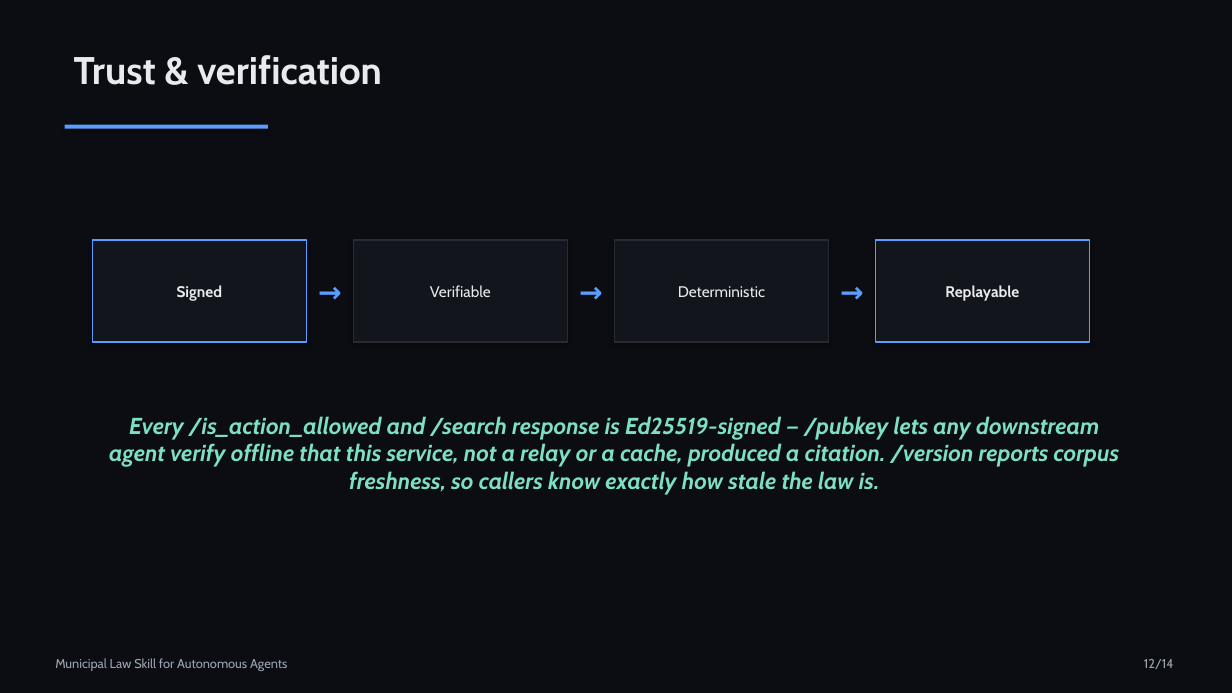
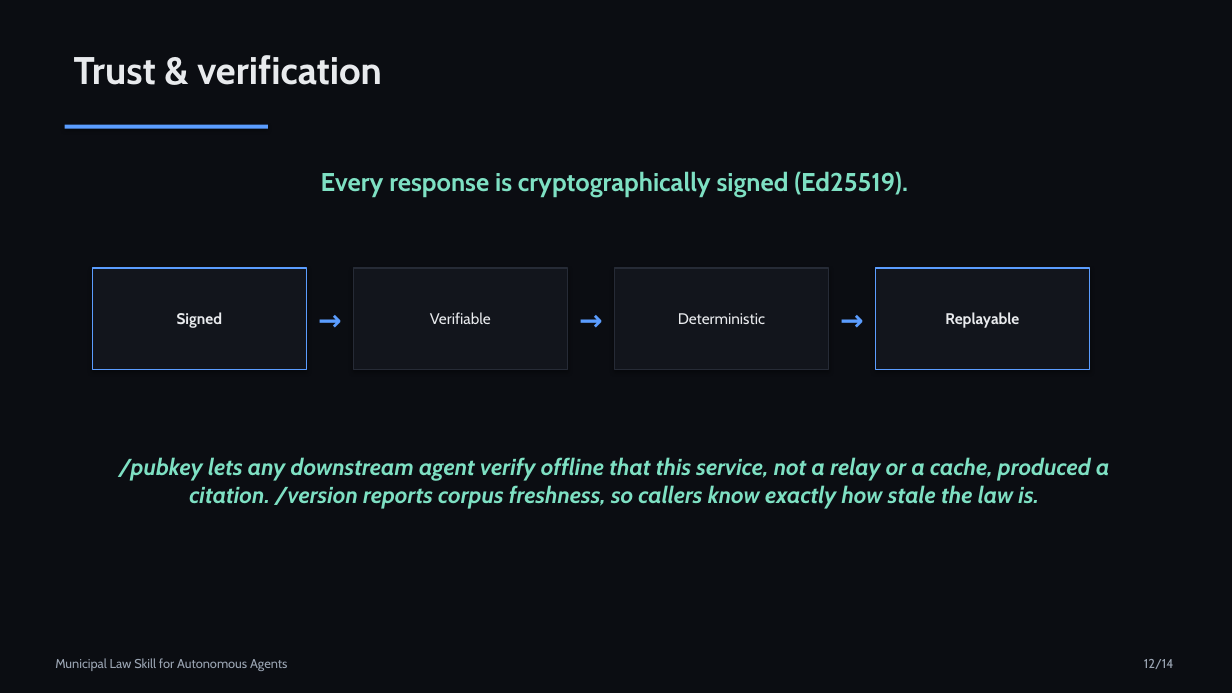
Before and after one commit to swamx/nanda-municipal-laws, a slide deck: slide 12 of docs/presentation/Municipal-Law-Skill.pptx. Drawn at 1232x693 pixels with LibreOffice and Linux fonts; fonts in the diff are those of the drawing. Boxes give left, top, right and bottom in pixels: in the first picture for what was removed or moved away, otherwise in the second. Text is boxed around its words. In the diff, an @@ line names an element or a change of style, - is before the commit and + after.

```diff
--- a/docs/presentation/Municipal-Law-Skill.pptx
+++ b/docs/presentation/Municipal-Law-Skill.pptx
@@ text added at bbox=[321, 171, 908, 197], 20 pt, text #7EE0C3, bold @@
+Every response is cryptographically signed (Ed25519).
@@ 4 rectangles, 3 texts: place and size @@
-4 rectangles, 3 texts at bbox=[92, 240, 1090, 342]
+4 rectangles, 3 texts at bbox=[92, 268, 1090, 370]
@@ text at bbox=[119, 457, 1109, 509]: text changed @@
-Every /is_action_allowed and /search response is Ed25519-signed — /pubkey lets any downstream agent verify offline that this service, not a relay or a cache, produced a citation. /version reports corpus freshness, so callers know exactly how stale the law is.
+/pubkey lets any downstream agent verify offline that this service, not a relay or a cache, produced a citation. /version reports corpus freshness, so callers know exactly how stale the law is.
```
Also in this commit, not shown: 10 other slides changed, 9 other files.
